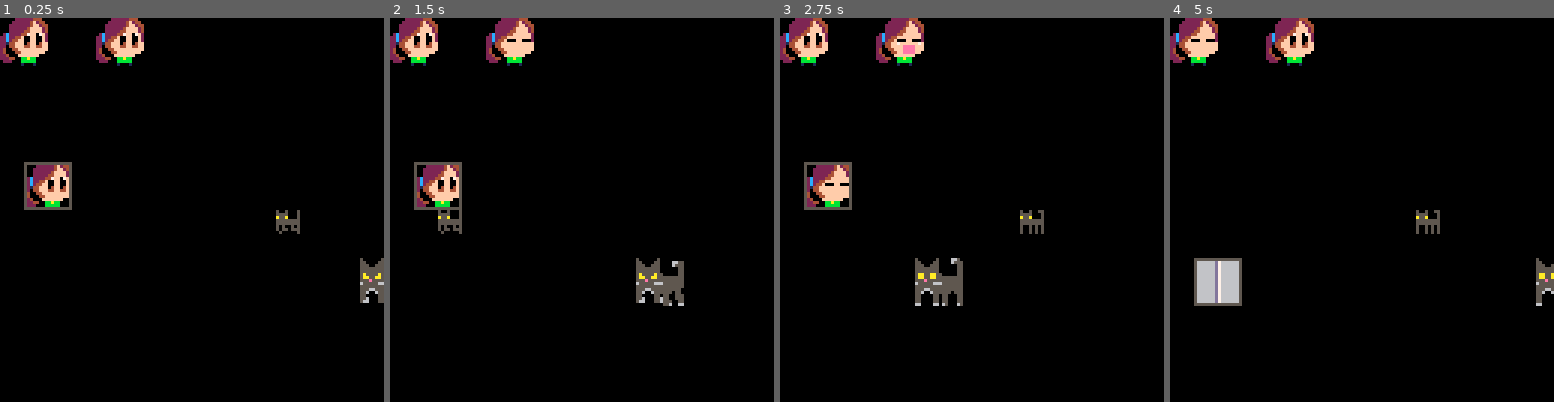
Above: before the commit, frames 1-4 (left to right).
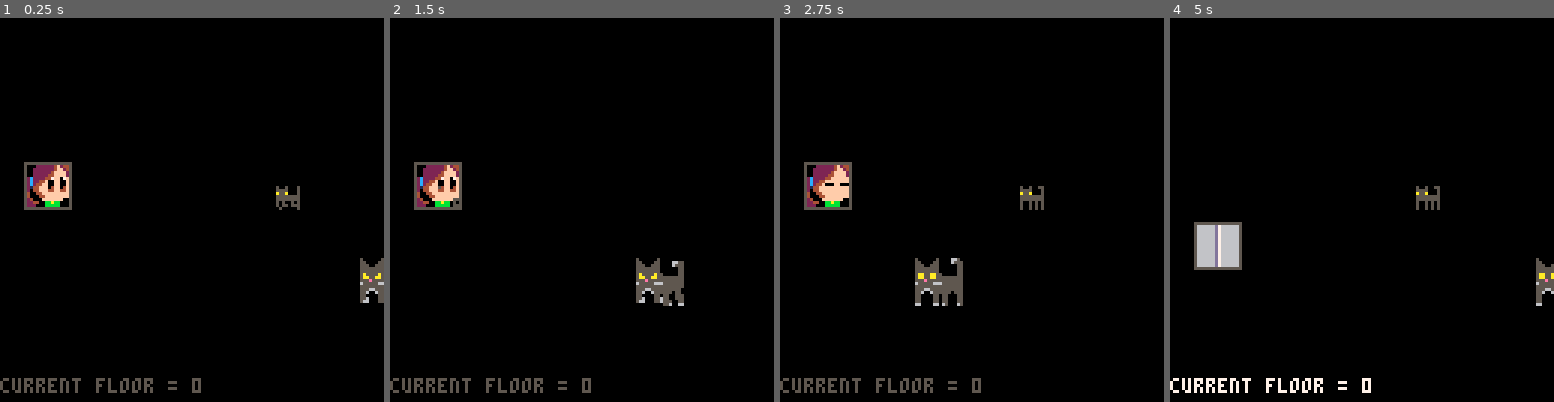
Above: after the commit, the same moments.

Repository: leonardost/cat-catcher-0
Game: PICO-8 cartridge cat_catcher_0.p8
The game is run twice, just before and just after one commit, with the same random seed, the same clock (stepped at 60 frames per second) and the same inputs.
Inputs:
- Up to frame 1 (0.25 s): no input
- Up to frame 2 (1.5 s): no input
- Up to frame 3 (2.75 s): hold Right 1.6-2.1 s; hold Up 2.15-2.42 s; hold Right from 2.47 s (still down)
- Up to frame 4 (5 s): release Right at 3.03 s; hold Left 3.08-3.58 s; hold Down 3.63-3.97 s; hold Right 4.02-4.68 s; hold Up from 4.73 s (still down)

The runs differ from the first frame. In frame 1, 3.5% of the frame differs, in the area x 0-79%, y 0-98%; in frame 2, 3.3%; in frame 3, 3.6%; in frame 4, 6.1%, in the area x 0-71%, y 0-98%.

Commit message:
Increase speed of elevator doors opening and closing, make minor adjustments

Diff:
--- a/cat_catcher_0.p8
+++ b/cat_catcher_0.p8
@@ -26,7 +26,7 @@
   updatables = {}
   current_floor = 0
 
-  cat = cat_actor(108, 64)
+  cat = cat_actor(108, 56)
   bigcat = bigcat_actor(128, 80)
   girl = girl_actor(8, 48 + 32 * current_floor)
   add(graphics, cat)
@@ -57,7 +57,6 @@
   animation_yawn.add_frame(girl4, 13)
   animation_yawn.add_frame(girl3, 20)
   animation_yawn.add_frame(girl2, 5)
-  add(updatables, animation_yawn)
 
   elevator = elevator_actor(8, 48 + 32 * current_floor)
   add(graphics, elevator)
@@ -101,10 +100,12 @@
   if direction == -1 and current_floor > 0 and not elevator.is_changing_floors() then
     current_floor -= 1
     elevator.move_to_floor(current_floor)
+    girl.change_floor(direction)
   end
   if direction == 1 and current_floor < 2 and not elevator.is_changing_floors() then
     current_floor += 1
     elevator.move_to_floor(current_floor)
+    girl.change_floor(direction)
   end
 
 end
@@ -114,8 +115,7 @@
   for gfx in all(graphics) do
     gfx.draw()
   end
-  animation_idle.draw(0, 0)
-  animation_yawn.draw(32, 0)
+  print("current floor = " .. current_floor, 0, 120)
 end
 
 -->8
@@ -279,8 +279,10 @@
   function girl.change_floor(direction)
     if direction == -1 and floor > -1 then
       floor -= 1
+      idle_t = 0
     elseif direction == 1 and floor < 2 then
       floor += 1
+      idle_t = 0
     end
   end
 
@@ -429,8 +431,9 @@
     t += 1
 
     if state == 1 then
-      gap_width -= 1
-      if gap_width == 0 then
+      gap_width -= 2
+      if gap_width <= 0 then
+        gap_width = 0
         state = 2
       end
     elseif state == 2 then
@@ -442,8 +445,9 @@
         state = 3
       end
     elseif state == 3 then
-      gap_width += 1
-      if gap_width == 7 then
+      gap_width += 2
+      if gap_width >= 7 then
+        gap_width = 7
         state = 0
       end
     end
